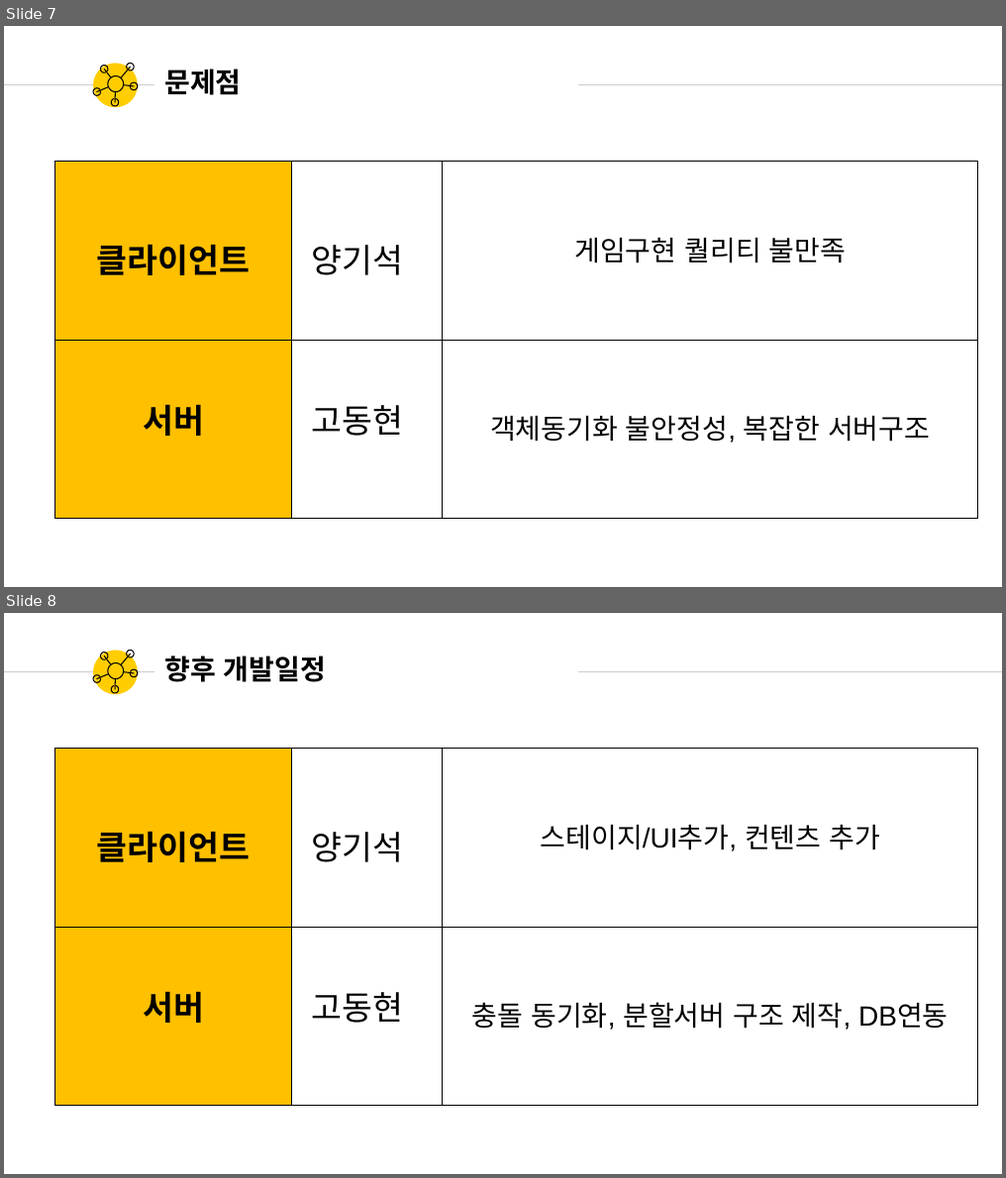
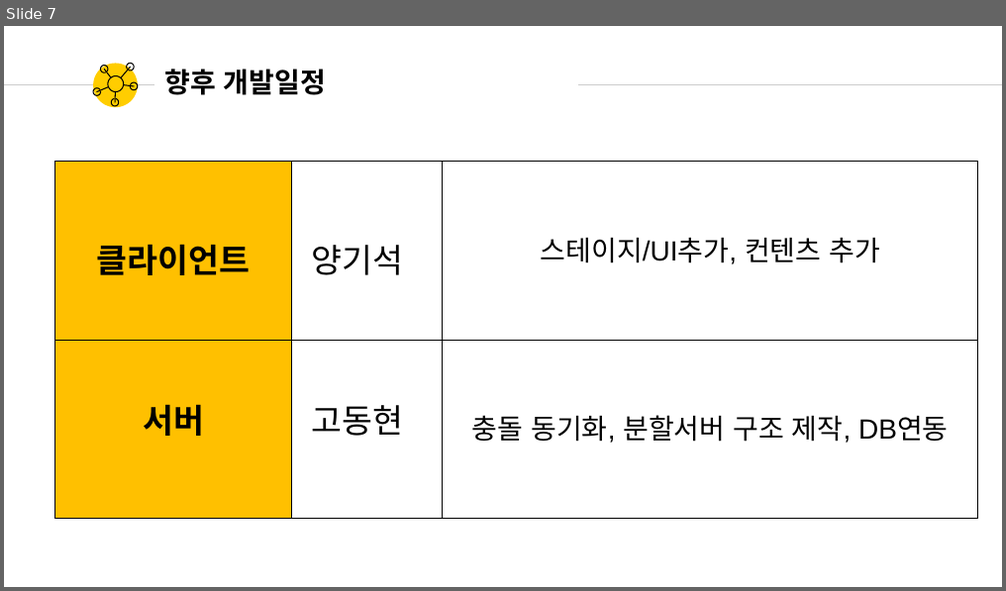
Before and after one commit to YKTeam/Room503, a slide deck: Document/Room503_중간발표.pptx. Shown one above the other, each under a label of ours: slides 7 and 8 before the commit, slide 7 after it. The pictures are 1006x1178 and 1006x591 pixels, drawn with LibreOffice and Linux fonts; fonts in the diff are those of the drawing. Boxes give left, top, right and bottom in pixels: in the first picture for what was removed or moved away, otherwise in the second. Text is boxed around its words. In the diff, an @@ line names an element or a change of style, - is before the commit and + after.

```diff
--- a/Document/Room503_중간발표.pptx
+++ b/Document/Room503_중간발표.pptx
@@ slide 7 removed at (x1=4, y1=26, x2=1002, y2=587), background #FFFFFF; not listed: 14 template elements that a slide beside it also shows @@
@@ text removed at (x1=164, y1=69, x2=241, y2=95) @@
-문제점
@@ table removed at (x1=54, y1=162, x2=978, y2=519), 2 rows, 3 columns @@
-클라이언트 | 양기석 | 게임구현 퀄리티 불만족
-서버 | 고동현 | 객체동기화 불안정성, 복잡한 서버구조
@@ what was slide 8 is now slide 7 @@
```
Also in this commit, not shown: 3 slides changed.
